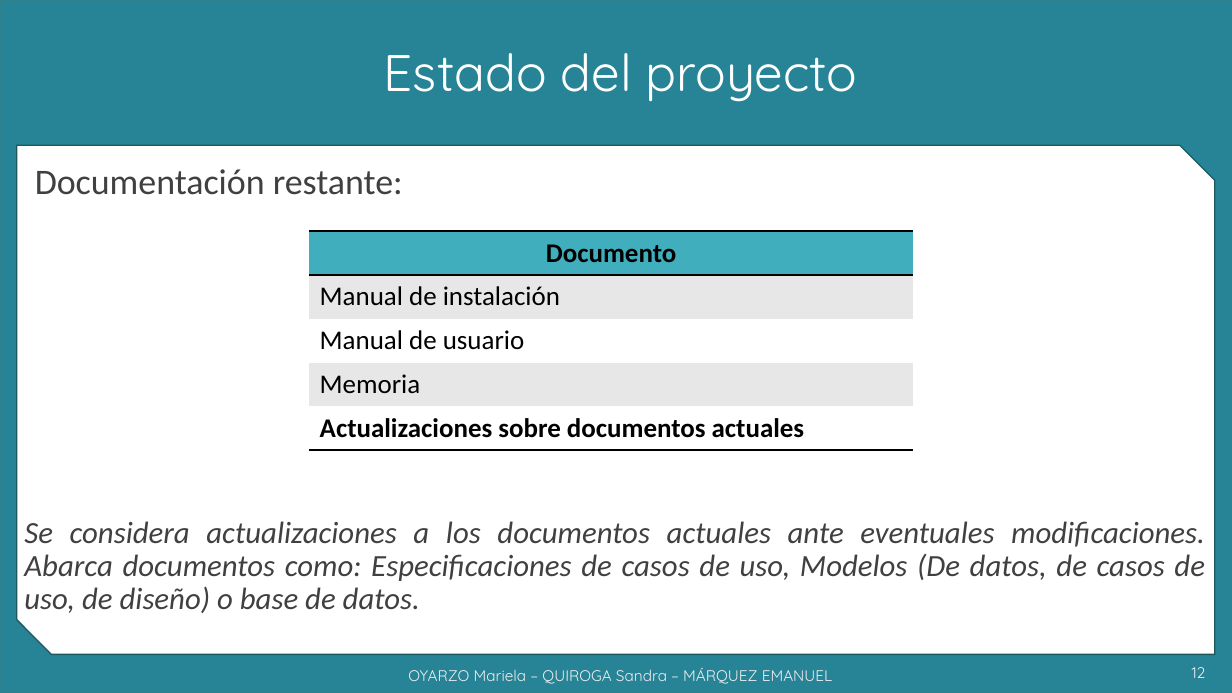
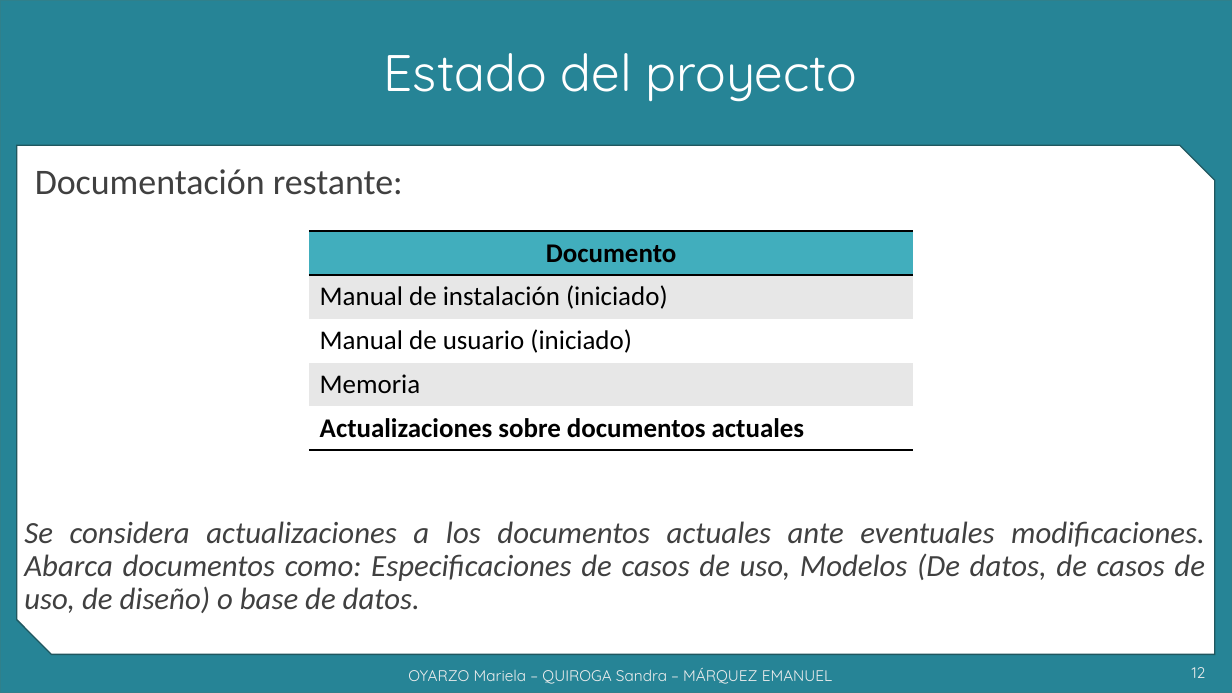
Before and after one commit to grupoyenu/yenu, a slide deck: slide 12 of 08. Presentaciones/Presentación 10 - 21.11.19.pptx. Drawn at 1232x693 pixels with LibreOffice and Linux fonts; fonts in the diff are those of the drawing; background and template pictures are left out. Boxes give left, top, right and bottom in pixels: in the first picture for what was removed or moved away, otherwise in the second. Text is boxed around its words. In the diff, an @@ line names an element or a change of style, - is before the commit and + after.

```diff
--- a/08. Presentaciones/Presentación 10 - 21.11.19.pptx
+++ b/08. Presentaciones/Presentación 10 - 21.11.19.pptx
@@ table at (x1=309, y1=231, x2=913, y2=450) @@
-row 2, column 1: Manual de instalación
+row 2, column 1: Manual de instalación (iniciado)
-row 3, column 1: Manual de usuario
+row 3, column 1: Manual de usuario (iniciado)
```
Also in this commit, not shown: 5 other slides changed, 4 slides removed.
